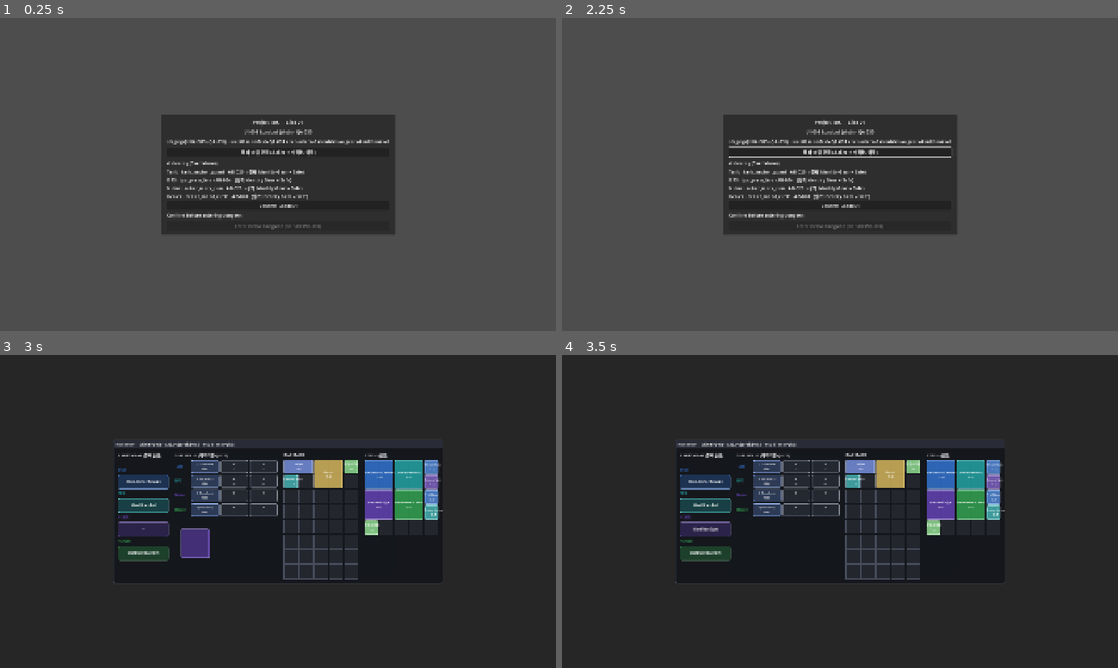
Above: before the commit, frames 1-4 (two rows, left to right).
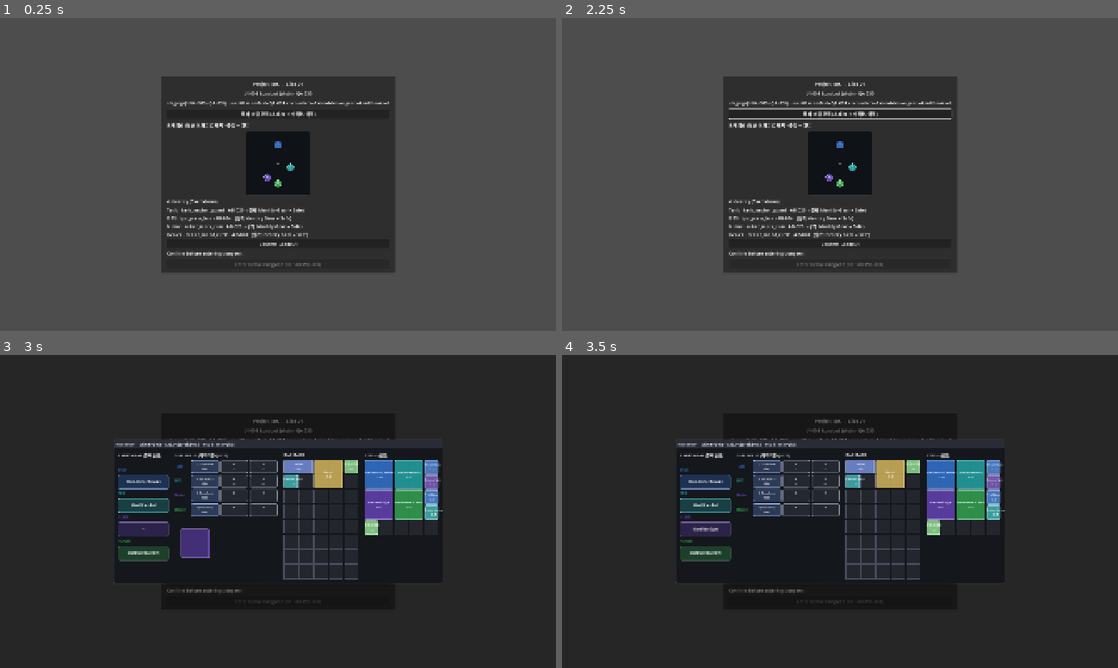
Above: after the commit, the same moments.

Repository: haepari1019/project_tdc_game
Game: Godot game, scene res://scenes/main.tscn
The game is run twice, just before and just after one commit, with the same random seed, the same clock (stepped at 60 frames per second) and the same inputs.
Inputs (mouse positions are in pixels of both pictures, inside the frame that each line leads up to):
- Up to frame 1 (0.25 s): no input
- Up to frame 2 (2.25 s): click "장비·스킬 편집 (스태시 → 캐릭터/백팩)" at 0.5 s; click "Confirm Loadout" at 1.25 s; tap Enter at 2 s; move the mouse to (962, 158) at 2.02 s; hold D (move_right) from 2.03 s (still down); hold F (interact) from 2.03 s (still down); click (962, 158) at 2.17 s
- Up to frame 3 (3 s): release D (move_right) at 2.75 s; release F (interact) at 2.75 s; tap Space at 2.75 s; drag from (166, 527) to (250, 574) at 2.77 s
- Up to frame 4 (3.5 s): no input

The runs differ from the first frame. In frame 1, 14% of the frame differs, in the area x 29-71%, y 18-82%; in frame 2, 14%; in frame 3, 0.2%; in frame 4, 0.2%.

Commit message:
feat: 포메이션 배치 편집(F-003) + fix: 기름 필드가 적 가리는 렌더 버그
배치 ③ — 포메이션 편집:
- formation_editor.gd: 탑다운 드래그 에디터(중앙=리더, +z=전방, 4 역할 토큰→슬롯 오프셋 ±3.6m)
- party_controller.get/set_slot_offset: 포메이션 SSOT(_slot_offsets) 읽기/오버라이드
- main.gd: 허브 슬롯 오프셋·역할색으로 시드, 컨펌 위 배치, Deploy 시 RunLoadout.formation 직렬화
  (size_flags_horizontal=SHRINK_CENTER로 패널 220 고정 — 좌표 불일치 수정)
- dungeon_run: 스폰 후 set_slot_offset 적용(_sv1_enforce 1회 이후라 재클램프 없음)

fix: 기름 필드 렌더(hazard_zone) — 모든 위험요소가 시야콘(y=0.3, depth-write) 회피로
y=0.4 부유 → 알파0.80 기름이 탑다운 시점에 적 하반신을 덮음. 기름만 불투명 지면
슬릭(TRANSPARENCY_DISABLED, y=0.07)으로 → opaque 패스 깊이 정상 해석(적 안 가려짐,
콘은 틴트만). 콘 미변경, 텔레그래프(Fire/Fatal/Toxic) 부유 유지.

SPEC_DRIFT DRIFT-034 → IMPLEMENTED(포메이션 포함). F-010/UI-005/F-003 기존 spec 구현.

Co-Authored-By: Claude Opus 4.8 (1M context) <noreply@anthropic.com>

Diff:
--- a/scripts/autoload/run_loadout.gd
+++ b/scripts/autoload/run_loadout.gd
@@ -6,6 +6,7 @@
 var consumables: Dictionary = {}   # consumable_id -> count brought this run (deployment v1)
 var backpack: Array = []           # brought run-inventory item dicts from the hub (At-Risk)
 var member_subs: Array = []        # per party slot: [base_ability_id|"" ×3] equipped in the hub
+var formation: Array = []          # [{class_id, offset:[x,z]}] formation slot offsets (hub editor)
 
 
 func set_consumables(d: Dictionary) -> void:
--- a/scripts/main.gd
+++ b/scripts/main.gd
@@ -8,6 +8,8 @@
 const PartyController := preload("res://scripts/party/party_controller.gd")
 const InventoryUI := preload("res://scripts/ui/inventory_ui.gd")
 const StashSource := preload("res://scripts/ui/stash_source.gd")
+const FormationEditor := preload("res://scripts/ui/formation_editor.gd")
+const UnitVisuals := preload("res://scripts/core/unit_visuals.gd")
 
 @onready var _status: Label = $Panel/Margin/VBox/Status
 @onready var _loadout: VBoxContainer = $Panel/Margin/VBox/LoadoutStub
@@ -16,6 +18,7 @@
 var _party: Node
 var _inv: InventoryUI
 var _stash_src: Node
+var _formation: Panel
 # Autoloads via runtime path (not the parse-time global) so a stale editor that hasn't
 # re-registered a newly-added autoload still compiles + runs. Loaded fresh on every game run.
 @onready var _stash: Node = get_node("/root/Stash")
@@ -59,6 +62,31 @@
 	edit.pressed.connect(_open_loadout_editor)
 	$Panel/Margin/VBox.add_child(edit)
 	$Panel/Margin/VBox.move_child(edit, _loadout.get_index())  # stash editor ABOVE the confirm
+	_build_formation_editor()
+
+
+## Top-down draggable formation editor (4 role tokens), placed above the confirm.
+func _build_formation_editor() -> void:
+	var offsets: Dictionary = {}
+	var colors: Dictionary = {}
+	for m in _party.get_members():
+		if m == null or not is_instance_valid(m):
+			continue
+		var cid := String(m.class_id)
+		var o3: Vector3 = _party.get_slot_offset(cid)
+		offsets[cid] = Vector2(o3.x, o3.z)
+		colors[cid] = UnitVisuals.role_color(cid)
+	var flabel := Label.new()
+	flabel.text = "포메이션 (토큰 드래그로 배치 · 중앙 = 리더)"
+	$Panel/Margin/VBox.add_child(flabel)
+	$Panel/Margin/VBox.move_child(flabel, _loadout.get_index())
+	_formation = FormationEditor.new()
+	# Lock to its 220×220 min size (else the VBox stretches it wide and the token coordinate
+	# space — anchored at SIZE/2 — no longer matches the visible panel).
+	_formation.size_flags_horizontal = Control.SIZE_SHRINK_CENTER
+	$Panel/Margin/VBox.add_child(_formation)
+	_formation.setup(offsets, colors)
+	$Panel/Margin/VBox.move_child(_formation, _loadout.get_index())
 
 
 func _open_loadout_editor() -> void:
@@ -129,3 +157,10 @@
 					row[j] = String(sb.get("base_ability_id", ""))
 		subs.append(row)
 	_run_loadout.member_subs = subs
+	var form: Array = []
+	if _formation != null:
+		var offsets: Dictionary = _formation.get_offsets()
+		for cid in offsets:
+			var o: Vector2 = offsets[cid]
+			form.append({"class_id": String(cid), "offset": [o.x, o.y]})  # o.y holds z (forward)
+	_run_loadout.formation = form
--- a/scripts/party/party_controller.gd
+++ b/scripts/party/party_controller.gd
@@ -580,6 +580,15 @@
 func _anchor_slot_offset(anchor: CharacterBody3D) -> Vector3:
 	var anchor_class_id: String = String(anchor.get("class_id"))
 	return _slot_offsets.get(anchor_class_id, Vector3.ZERO)
+
+
+## Formation slot offset for a class (F-003 / UI-005 — deployment editor reads/writes these).
+func get_slot_offset(class_id: String) -> Vector3:
+	return _slot_offsets.get(class_id, Vector3.ZERO)
+
+
+func set_slot_offset(class_id: String, offset: Vector3) -> void:
+	_slot_offsets[class_id] = offset
 
 
 func _slot_world_target(class_id: String, axes: Dictionary, ground_y: float) -> Vector3:
--- a/scripts/run/dungeon_run.gd
+++ b/scripts/run/dungeon_run.gd
@@ -139,6 +139,10 @@
 			for j in mini(3, subrow.size()):
 				if String(subrow[j]) != "":
 					dm.equip_skillbook_by_id(j, String(subrow[j]))
+		for f in rl.formation:                       # hub formation editor → slot offsets (F-003)
+			var foff: Array = f.get("offset", [0, 0])
+			if foff.size() >= 2:
+				_party.set_slot_offset(String(f.get("class_id", "")), Vector3(float(foff[0]), 0.0, float(foff[1])))
 	_revive = ReviveController.new()  # targeted revive (F-010 / D-020)
 	add_child(_revive)
 	_revive.setup(_party, _combat, _inventory_ui, _party_sheet, $HUD)
--- a/scripts/run/hazard_zone.gd
+++ b/scripts/run/hazard_zone.gd
@@ -168,13 +168,23 @@
 	_mat = StandardMaterial3D.new()
 	_mat.emission_enabled = true
 	_mat.emission_energy_multiplier = 1.6
-	_mat.transparency = BaseMaterial3D.TRANSPARENCY_ALPHA
 	_mat.shading_mode = BaseMaterial3D.SHADING_MODE_UNSHADED
 	_mat.cull_mode = BaseMaterial3D.CULL_DISABLED
-	_mat.render_priority = 2   # draw after enemy vision cones (priority -1, depth-writing)
+	if status == "Oil":
+		# Persistent ground slick → OPAQUE, hugging the floor. Rendering in the opaque pass
+		# makes depth resolve correctly: units standing in it are NOT covered (the slick sits
+		# below them), and the depth-writing vision cone (transparent, drawn later) only tints
+		# it rather than hiding it. (A floating transparent disk covered enemies' lower bodies.)
+		_mat.transparency = BaseMaterial3D.TRANSPARENCY_DISABLED
+		_mesh.position.y = 0.07
+	else:
+		# Transient telegraph → transparent, floated above the vision cone (y=0.3, depth-writing)
+		# so the cone can't occlude it; render_priority draws it after the cones.
+		_mat.transparency = BaseMaterial3D.TRANSPARENCY_ALPHA
+		_mat.render_priority = 2
+		_mesh.position.y = 0.4
 	_apply_color(not _lethal)
 	_mesh.material_override = _mat
-	_mesh.position.y = 0.4      # above the vision cone (y=0.3) so the cone can't occlude it
 	add_child(_mesh)
 	# emissive pulse so an active hazard reads — skip for inert Oil (it just sits, dark).
 	if status != "Oil":
--- /dev/null
+++ b/scripts/ui/formation_editor.gd
@@ -0,0 +1,92 @@
+extends Panel
+## Top-down formation editor (F-003 / UI-005) — 4 role tokens draggable in local formation
+## space (center = anchor/leader; up = forward, right = +x). Dragging a token sets that class's
+## slot offset. setup(class_offsets, colors); get_offsets() → {class_id: Vector2(x, z)}.
+
+const SIZE := 220.0
+const SCALE := 28.0     # px per metre
+const CLAMP_M := 3.6    # max offset from the anchor
+const TOKEN := 26.0
+
+var _offsets: Dictionary = {}     # class_id -> Vector2(x, z=forward)
+var _tokens: Dictionary = {}      # class_id -> Panel
+var _drag_cid: String = ""
+var _drag_off: Vector2
+
+
+func setup(class_offsets: Dictionary, colors: Dictionary) -> void:
+	custom_minimum_size = Vector2(SIZE, SIZE)
+	var sb := StyleBoxFlat.new()
+	sb.bg_color = Color(0.05, 0.06, 0.08, 0.92)
+	sb.border_color = Color(0.30, 0.34, 0.40)
+	sb.set_border_width_all(1)
+	sb.set_corner_radius_all(4)
+	add_theme_stylebox_override("panel", sb)
+	# Anchor marker (the leader / controlled char) at the center.
+	var center := ColorRect.new()
+	center.color = Color(0.6, 0.65, 0.7, 0.5)
+	center.size = Vector2(8, 8)
+	center.position = Vector2(SIZE * 0.5 - 4, SIZE * 0.5 - 4)
+	center.mouse_filter = Control.MOUSE_FILTER_IGNORE
+	add_child(center)
+	for cid in class_offsets:
+		_offsets[cid] = class_offsets[cid]
+		_add_token(String(cid), colors.get(cid, Color(0.7, 0.7, 0.7)))
+	_layout_tokens()
+
+
+func get_offsets() -> Dictionary:
+	return _offsets
+
+
+func _add_token(cid: String, color: Color) -> void:
+	var t := Panel.new()
+	t.custom_minimum_size = Vector2(TOKEN, TOKEN)
+	t.size = Vector2(TOKEN, TOKEN)
+	t.mouse_filter = Control.MOUSE_FILTER_IGNORE   # the editor handles the drag itself
+	var sb := StyleBoxFlat.new()
+	sb.bg_color = color
+	sb.set_corner_radius_all(int(TOKEN * 0.5))
+	sb.border_color = color.lightened(0.4)
+	sb.set_border_width_all(2)
+	t.add_theme_stylebox_override("panel", sb)
+	var lbl := Label.new()
+	lbl.text = cid.substr(0, 1)
+	lbl.set_anchors_preset(Control.PRESET_FULL_RECT)
+	lbl.horizontal_alignment = HORIZONTAL_ALIGNMENT_CENTER
+	lbl.vertical_alignment = VERTICAL_ALIGNMENT_CENTER
+	lbl.add_theme_font_size_override("font_size", 11)
+	lbl.mouse_filter = Control.MOUSE_FILTER_IGNORE
+	t.add_child(lbl)
+	add_child(t)
+	_tokens[cid] = t
+
+
+func _layout_tokens() -> void:
+	for cid in _offsets:
+		_place_token(String(cid), _offsets[cid])
+
+
+func _place_token(cid: String, o: Vector2) -> void:
+	var c := Vector2(SIZE * 0.5 + o.x * SCALE, SIZE * 0.5 - o.y * SCALE)  # +z = up
+	_tokens[cid].position = c - Vector2(TOKEN * 0.5, TOKEN * 0.5)
+
+
+func _gui_input(event: InputEvent) -> void:
+	if event is InputEventMouseButton and (event as InputEventMouseButton).button_index == MOUSE_BUTTON_LEFT:
+		var mb := event as InputEventMouseButton
+		if mb.pressed:
+			for cid in _tokens:
+				var t: Panel = _tokens[cid]
+				if Rect2(t.position, t.size).has_point(mb.position):
+					_drag_cid = String(cid)
+					_drag_off = mb.position - t.position
+					break
+		else:
+			_drag_cid = ""
+	elif event is InputEventMouseMotion and _drag_cid != "":
+		var c := (event as InputEventMouseMotion).position - _drag_off + Vector2(TOKEN * 0.5, TOKEN * 0.5)
+		var ox := clampf((c.x - SIZE * 0.5) / SCALE, -CLAMP_M, CLAMP_M)
+		var oz := clampf(-(c.y - SIZE * 0.5) / SCALE, -CLAMP_M, CLAMP_M)
+		_offsets[_drag_cid] = Vector2(ox, oz)
+		_place_token(_drag_cid, _offsets[_drag_cid])
Not shown, added: scripts/ui/formation_editor.gd.uid
Not shown, changed: docs/SPEC_DRIFT.md
